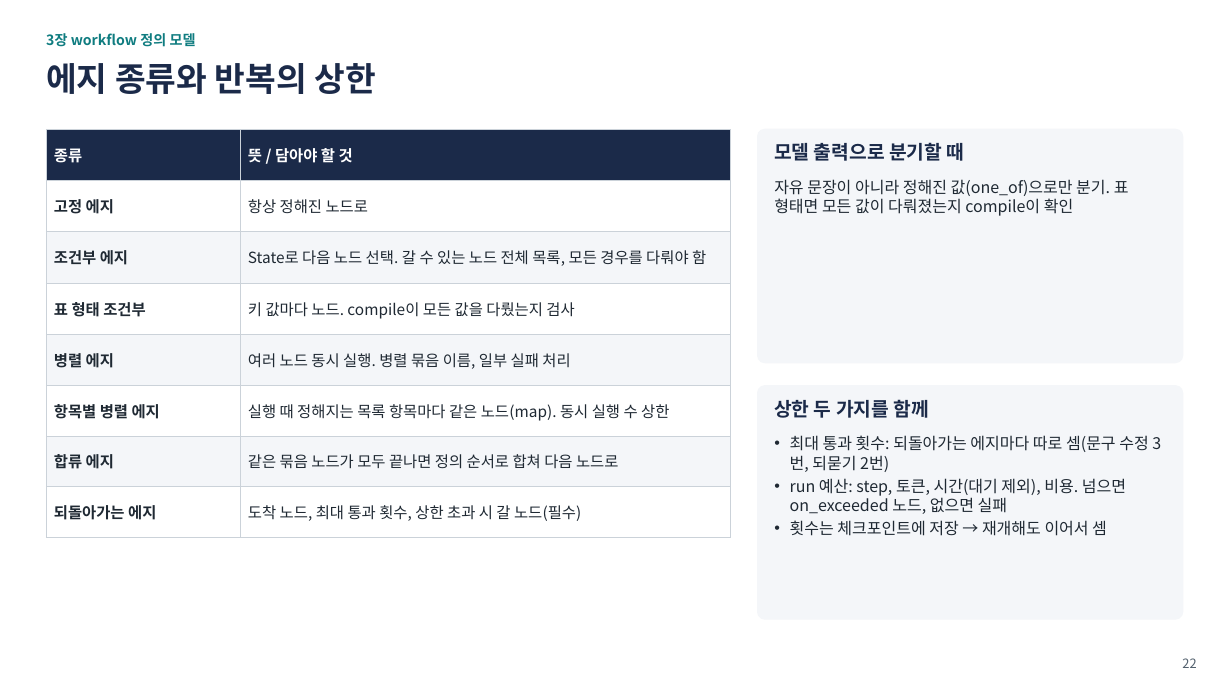
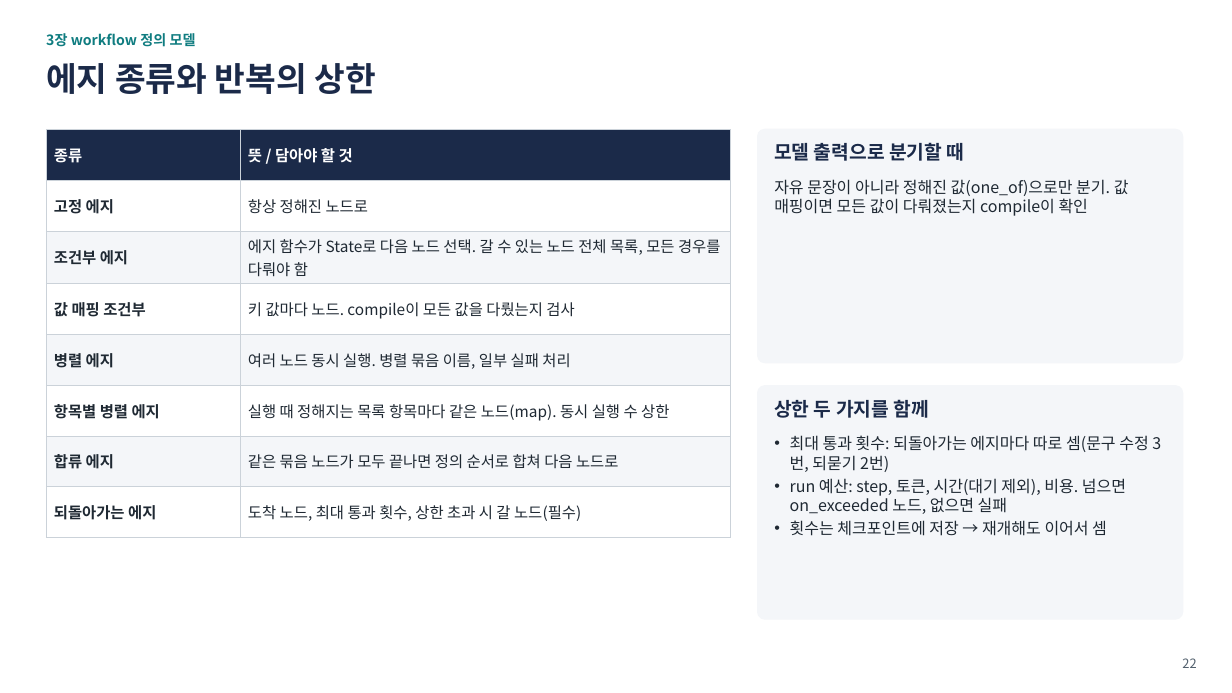
Before and after one commit to iwindfree/windfree-blog, a slide deck: slide 22 of public/files/ai-agent-workflow-framework/AI_Agent_Workflow_Framework_Summary.pptx. Drawn at 1232x693 pixels with LibreOffice and Linux fonts; fonts in the diff are those of the drawing. Boxes give left, top, right and bottom in pixels: in the first picture for what was removed or moved away, otherwise in the second. Text is boxed around its words. In the diff, an @@ line names an element or a change of style, - is before the commit and + after.

```diff
--- a/public/files/ai-agent-workflow-framework/AI_Agent_Workflow_Framework_Summary.pptx
+++ b/public/files/ai-agent-workflow-framework/AI_Agent_Workflow_Framework_Summary.pptx
@@ table at box(46, 129, 730, 525) @@
-row 3, column 2: State로 다음 노드 선택. 갈 수 있는 노드 전체 목록, 모든 경우를 다뤄야 함
+row 3, column 2: 에지 함수가 State로 다음 노드 선택. 갈 수 있는 노드 전체 목록, 모든 경우를 다뤄야 함
-row 4, column 1: 표 형태 조건부
+row 4, column 1: 값 매핑 조건부
@@ text at box(774, 179, 1129, 216): text changed @@
-자유 문장이 아니라 정해진 값(one_of)으로만 분기. 표 형태면 모든 값이 다뤄졌는지 compile이 확인
+자유 문장이 아니라 정해진 값(one_of)으로만 분기. 값 매핑이면 모든 값이 다뤄졌는지 compile이 확인
```
Also in this commit, not shown: 2 other slides changed, 1 other file.
